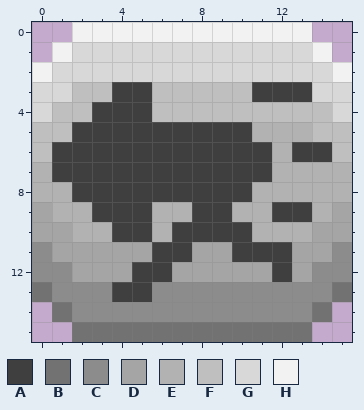
Pixel-art sprite, stored at Assets.xcassets/leftArrow.imageset/leftArrowKey.png. The picture above was drawn from the file before the commit.
The file is 80x80 pixels, drawn in blocks of 5x5; one block is one cell here.
Palette (. is transparent): A #3f3f3f  B #727272  C #8c8c8c  D #a5a5a5  E #b2b2b2  F #bfbfbf  G #d8d8d8  H #f2f2f2
Pixels before, first column x 0:
 0 ..HHHHHHHHHHHH..
 1 .HGGGGGGGGGGGGH.
 2 HGGGGGGGGGGGGGGH
 3 GGFFAAFFFFFAAAGG
 4 GFFAAAFFFFFFFFFG
 5 FFAAAAAAAAAEEEFF
 6 FAAAAAAAAAAAEAAF
 7 EAAAAAAAAAAAEEEE
 8 EEAAAAAAAAAEEEEE
 9 DEEAAAEEAAEEAAED
10 DDEEAAEAAAAEEEDD
11 CDDDDDAADDAAADDC
12 CCDDDAADDDDDADCC
13 BCCCAACCCCCCCCCB
14 .BCCCCCCCCCCCCB.
15 ..BBBBBBBBBBBB..
Now the later version:
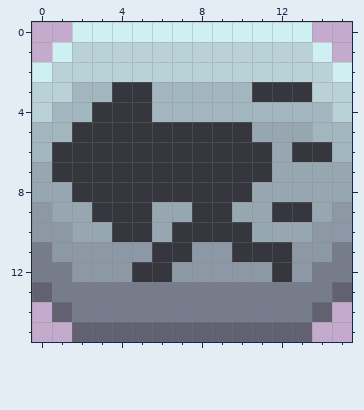
The author wrote: slightly improved arrow sprites porque si
What changed:
colour A: #3f3f3f -> #36363f
colour B: #727272 -> #616172
colour C: #8c8c8c -> #777c8c
colour D: #a5a5a5 -> #8c98a5
colour E: #b2b2b2 -> #97a7b2
colour F: #bfbfbf -> #a2b6bf
colour G: #d8d8d8 -> #b8d2d8
colour H: #f2f2f2 -> #cef0f2
Changed rows in their new state; - is a pixel that keeps its letter.
first column x 4:
13 CC
Where, in picture pixels (left, top, right, bottom), the same in both pictures:
changed: (32, 22, 352, 342)
